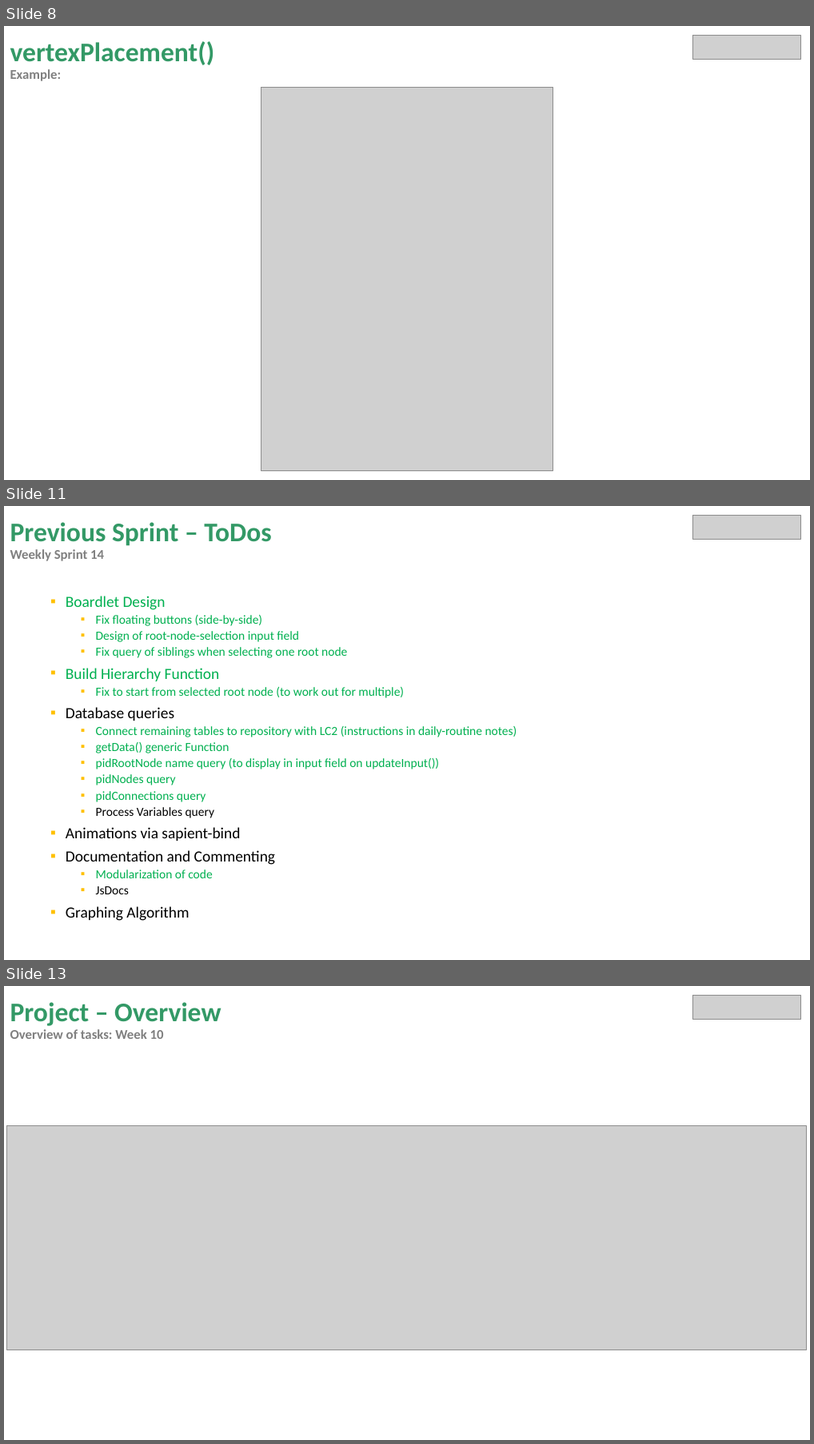
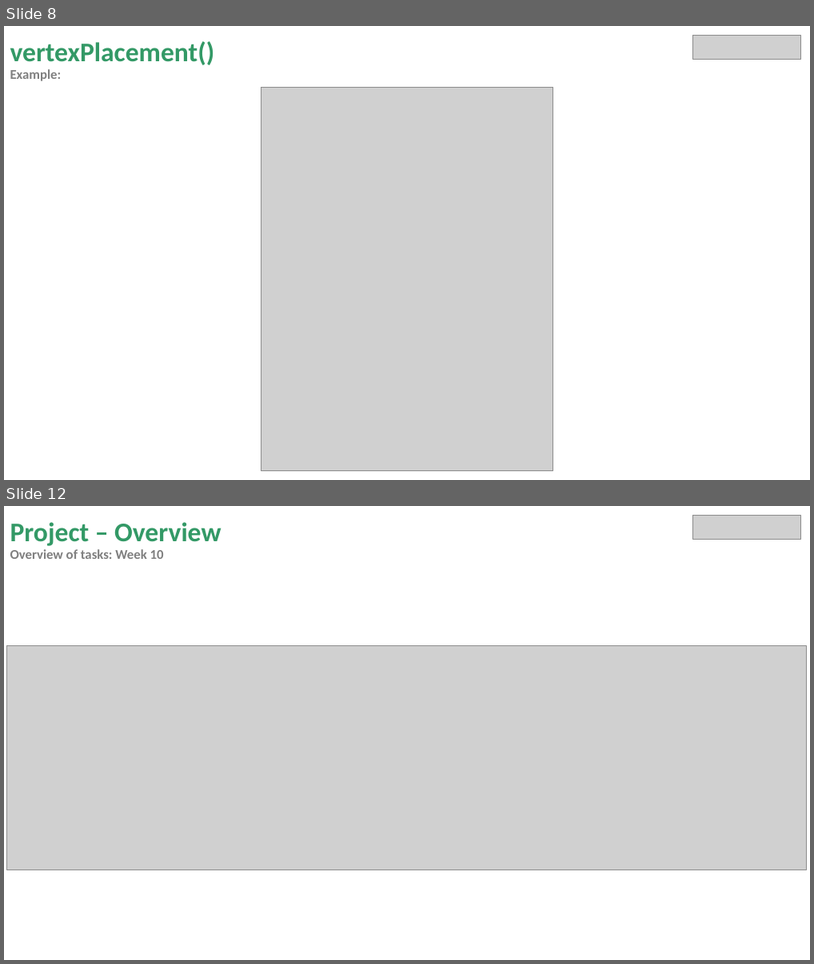
Before and after one commit to miguelrk/tum-mw-bachelorarbeit, a slide deck: 3 Entwicklungsphase/weekly_meeting_14.pptx. Shown one above the other, each under a label of ours: slides 8, 11 and 13 before the commit, slides 8 and 12 after it; the slides between them are not shown. The pictures are 814x1444 and 814x964 pixels, drawn with LibreOffice and Linux fonts; fonts in the diff are those of the drawing; grey boxes stand for pictures. Boxes give left, top, right and bottom in pixels: in the first picture for what was removed or moved away, otherwise in the second. Text is boxed around its words. In the diff, an @@ line names an element or a change of style, - is before the commit and + after.

```diff
--- a/3 Entwicklungsphase/weekly_meeting_14.pptx
+++ b/3 Entwicklungsphase/weekly_meeting_14.pptx
@@ slide 11 removed at [4, 506, 810, 960], background #FFFFFF @@
@@ title removed at [10, 522, 271, 561] @@
-Previous Sprint – ToDos
-Weekly Sprint 14
@@ picture removed at [693, 515, 802, 539] @@
@@ text removed at [66, 596, 518, 920] @@
-▪ Boardlet Design
-  ▪ Fix floating buttons (side-by-side)
-  ▪ Design of root-node-selection input field
-  ▪ Fix query of siblings when selecting one root node
-▪ Build Hierarchy Function
-  ▪ Fix to start from selected root node (to work out for multiple)
-▪ Database queries
-  ▪ Connect remaining tables to repository with LC2 (instructions in daily-routine notes)
-  ▪ getData() generic Function
-  ▪ pidRootNode name query (to display in input field on updateInput())
-  ▪ pidNodes query
-  ▪ pidConnections query
-  ▪ Process Variables query
-▪ Animations via sapient-bind
-▪ Documentation and Commenting
-  ▪ Modularization of code
-  ▪ JsDocs
-▪ Graphing Algorithm
@@ what was slide 13 is now slide 12 @@
```
Also in this commit, not shown: 6 slides changed, 2 slides added, 2 other slides removed, 11 other files.
